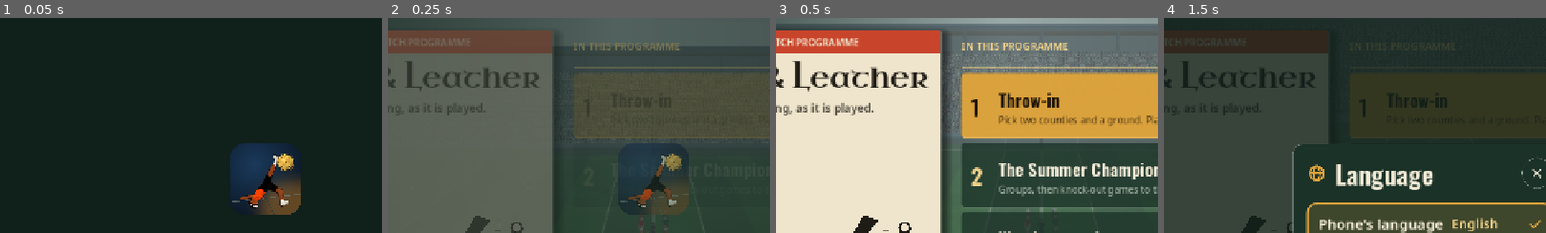
Above: before the commit, frames 1-4 (left to right).
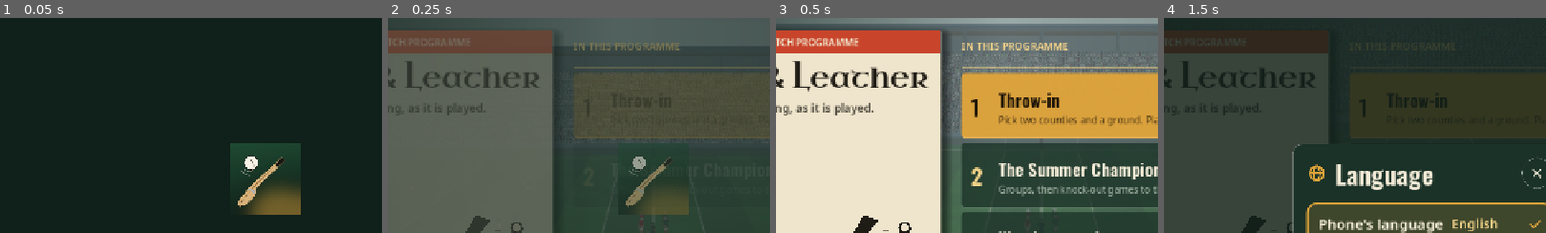
Above: after the commit, the same moments.

Repository: joshnason8-lab/ghost-kit-pages
Game: Godot game, scene res://main.tscn
Two runs of this game, one before a commit and one after it. Both use one fixed random seed, a clock stepped at 60 frames per second and the inputs below.
Inputs (mouse positions are % of the whole screen's width and height, from its top left):
- Up to frame 1 (0.05 s): no input
- Up to frame 2 (0.25 s): no input
- Up to frame 3 (0.5 s): no input
- Up to frame 4 (1.5 s): tap Enter at 0.5 s; move the mouse to (72, 45) at 0.52 s; hold D 0.53-1.25 s; tap J at 0.6 s; click (72, 45) at 0.67 s; tap Space at 0.77 s; click (92, 6) at 1.25 s
The pictures show only the part of the screen within x 15-65%, y 0-50%; the shares and areas given below are measured in that part.

The runs differ from the first frame. In frame 1, 4.6% of the frame differs, in the area x 60-79%, y 58-92%; in frame 2, 1.6%; in frame 3, nothing differs; in frame 4, nothing differs.

Commit message:
The launcher icon: a hurley and a sliotar at dusk; a thinner crowd on Low
Co-Authored-By: Claude Opus 5.5 <noreply@anthropic.com>
Claude-Session: https://claude.ai/code/session_014hG8tsaKWnsFdAR9yvDKpG

Diff:
--- a/hurling-game/autoload/game.gd
+++ b/hurling-game/autoload/game.gd
@@ -366,7 +366,7 @@
 
 
 func crowd_density() -> float:
-	return [0.35, 0.7, 1.0][clampi(int(settings.graphics), 0, 2)]
+	return [0.22, 0.7, 1.0][clampi(int(settings.graphics), 0, 2)]
 
 
 func haptic(kind: String) -> void:
Binary file changed: hurling-game/assets/icon/icon_192.png
Binary file changed: hurling-game/assets/icon/icon_512.png
Binary file changed: hurling-game/assets/icon/icon_bg_432.png
Binary file changed: hurling-game/assets/icon/icon_fg_432.png
Binary file added: hurling-game/store/graphics/icon-512.png
Not shown, changed: hurling-game/tools/store/make_icons.py
